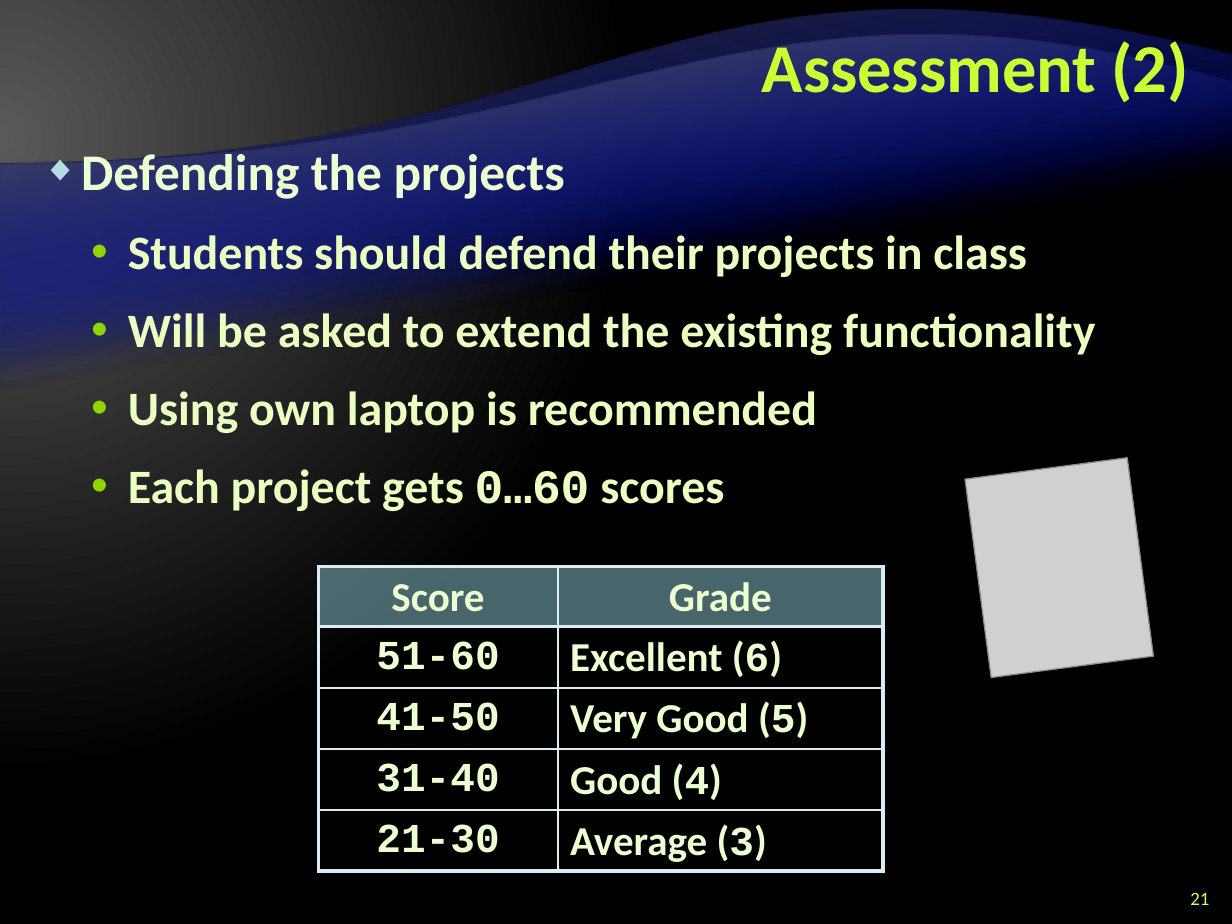
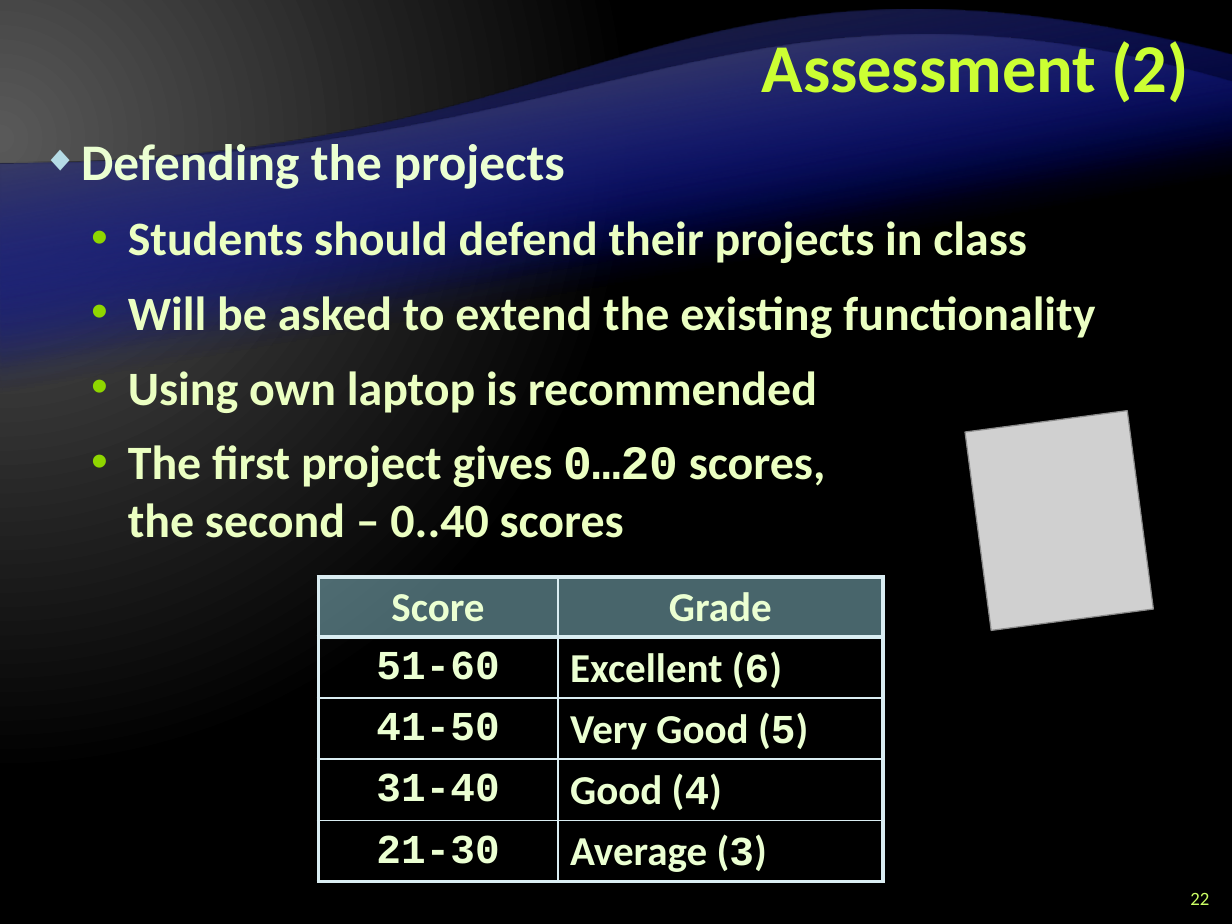
Before and after one commit to Graveheart/aspnetcourse, a slide deck: slide 22 of 2010/lectures/0. Course Introduction.pptx (slide 21 before the commit). Drawn at 1232x924 pixels with LibreOffice and Linux fonts; fonts in the diff are those of the drawing; grey boxes stand for pictures; background and template pictures are left out. Boxes give left, top, right and bottom in pixels: in the first picture for what was removed or moved away, otherwise in the second. Text is boxed around its words. In the diff, an @@ line names an element or a change of style, - is before the commit and + after.

Commit message:
Added few photos; Completed the lectures 0 and 1

```diff
--- a/2010/lectures/0. Course Introduction.pptx
+++ b/2010/lectures/0. Course Introduction.pptx
@@ text "Defending the projects": place and size @@
-text "Defending the projects" at [81, 148, 1095, 511]
+text "Defending the projects" at [81, 138, 1095, 538]
@@ text at [81, 138, 1095, 413]: less space between paragraphs @@
@@ picture: place and size @@
-picture at [965, 458, 1153, 678]
+picture at [965, 410, 1153, 630]
@@ text at [128, 445, 826, 538]: text changed @@
-  • Each project gets 0…60 scores
+  • The first project gives 0…20 scores,
+    the second – 0..40 scores
@@ table: place and size @@
-table at [318, 567, 882, 866]
+table at [318, 577, 882, 876]
@@ page number at [1190, 893, 1209, 905]: text changed @@
-21
+22
```
Also in this commit, not shown: 12 other slides changed, 1 slide added, 4 other files.
